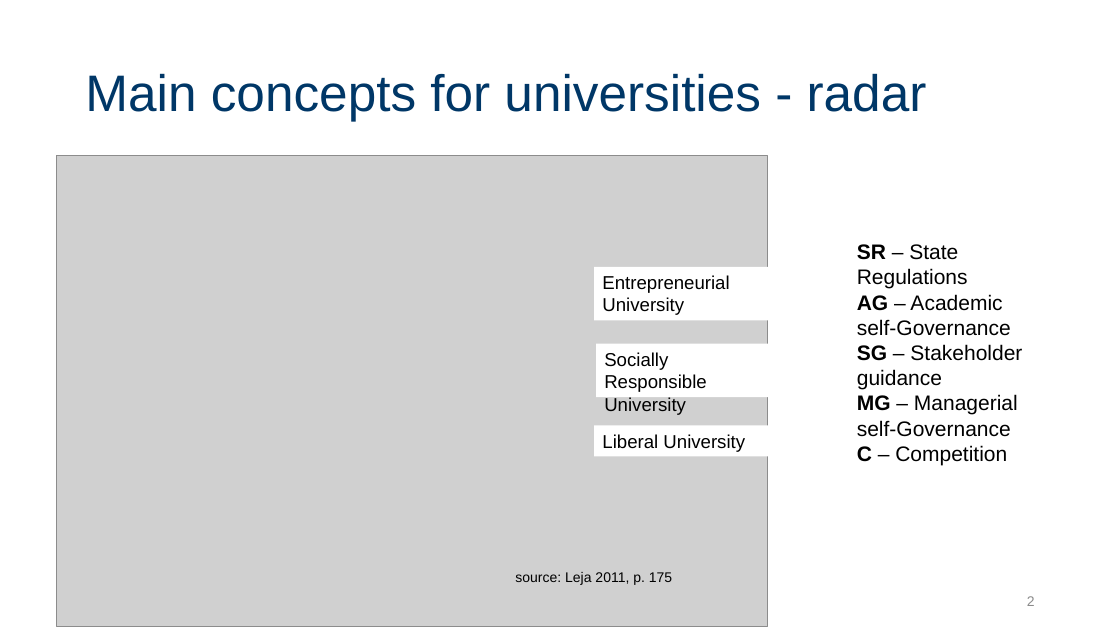
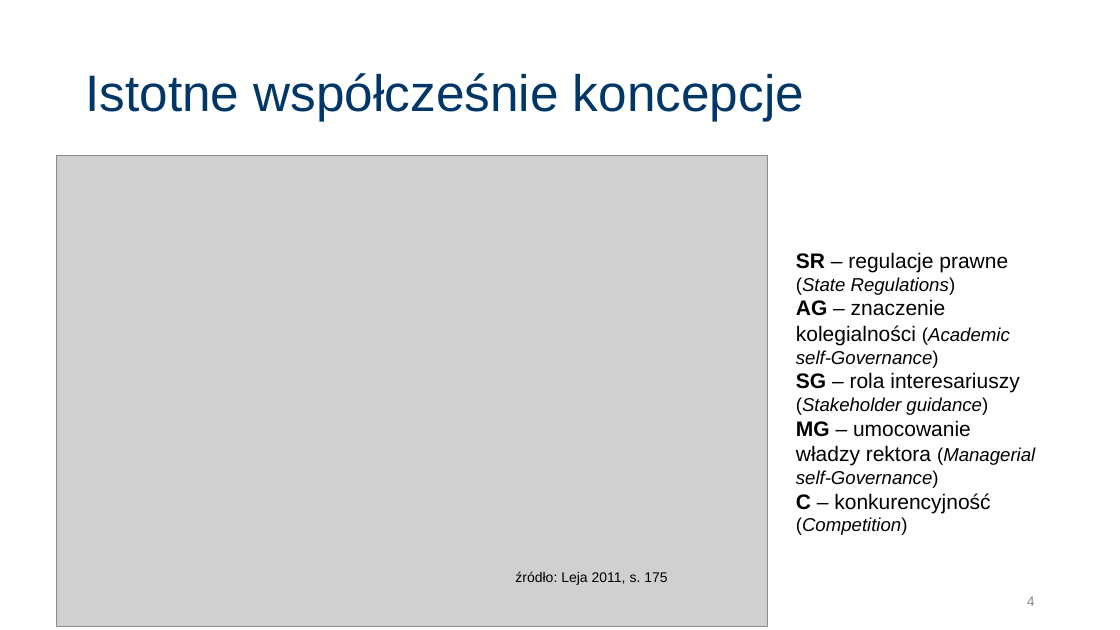
Before and after one commit to JeanPaulSzefler/doktorat_git, a slide deck: slide 4 of Obrona_JPSZEFLER/SSI_forHEI_QMS_PL_v0.1.pptx (slide 2 before the commit). Drawn at 1120x630 pixels with LibreOffice and Linux fonts; fonts in the diff are those of the drawing; grey boxes stand for pictures. Boxes give left, top, right and bottom in pixels: in the first picture for what was removed or moved away, otherwise in the second. Text is boxed around its words. In the diff, an @@ line names an element or a change of style, - is before the commit and + after.

```diff
--- a/Obrona_JPSZEFLER/SSI_forHEI_QMS_PL_v0.1.pptx
+++ b/Obrona_JPSZEFLER/SSI_forHEI_QMS_PL_v0.1.pptx
@@ title at (85, 73, 804, 121): text changed @@
-Main concepts for universities - radar
+Istotne współcześnie koncepcje
@@ rectangle removed at (594, 267, 774, 321) @@
-Entrepreneurial University
@@ text at (796, 252, 1035, 535): text changed @@
-SR – State Regulations
-AG – Academic
-self-Governance
-SG – Stakeholder guidance
-MG – Managerial self-Governance
-C – Competition
+SR – regulacje prawne (State Regulations)
+AG – znaczenie kolegialności (Academic self-Governance)
+SG – rola interesariuszy (Stakeholder guidance)
+MG – umocowanie władzy rektora (Managerial self-Governance)
+C – konkurencyjność (Competition)
@@ rectangle removed at (597, 344, 785, 397) @@
-Socially Responsible University
@@ rectangle removed at (594, 425, 774, 456) @@
-Liberal University
@@ text at (515, 571, 667, 585): text changed @@
-source: Leja 2011, p. 175
+źródło: Leja 2011, s. 175
@@ page number at (1027, 596, 1035, 606): text changed @@
-2
+4
```
Also in this commit, not shown: 7 other slides changed, 7 slides added, 5 slides removed, 7 other files.
